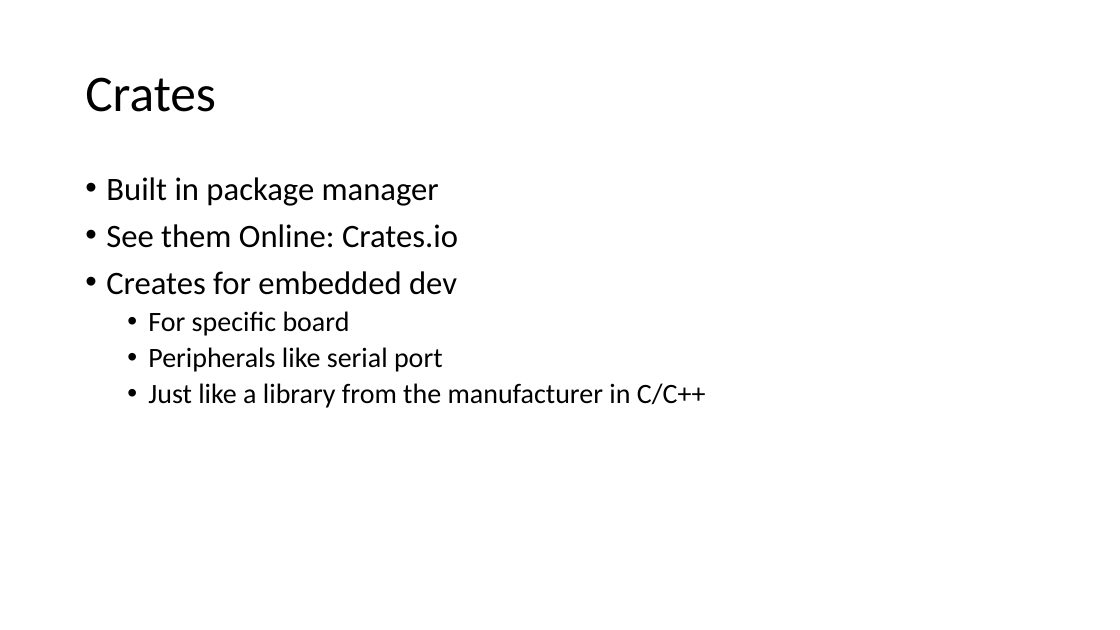
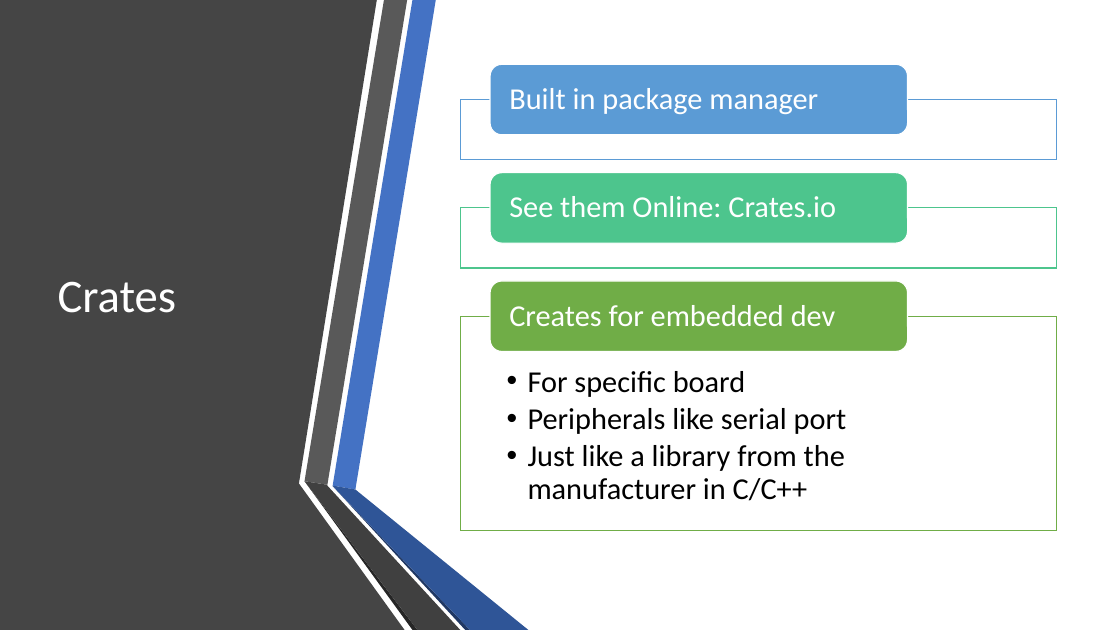
Before and after one commit to ProgrammerAL/Presentations-2019, a slide deck: slide 19 of 09-04 - Making the Case for Rust/Making the Case for Rust.pptx. Drawn at 1120x630 pixels with LibreOffice and Linux fonts; fonts in the diff are those of the drawing. Boxes give left, top, right and bottom in pixels: in the first picture for what was removed or moved away, otherwise in the second. Text is boxed around its words. In the diff, an @@ line names an element or a change of style, - is before the commit and + after.

```diff
--- a/09-04 - Making the Case for Rust/Making the Case for Rust.pptx
+++ b/09-04 - Making the Case for Rust/Making the Case for Rust.pptx
@@ freeform shape added at [0,0,405,630], fill #454545 @@
@@ title "Crates": place and size @@
-title "Crates" at [85,77,216,112]
+title "Crates" at [58,281,177,313]
@@ title "Crates" at [58,281,177,313]: size 44 to 40 pt, text colour #000000 to #FFFFFF @@
@@ text at [106,177,458,295]: paragraphs removed @@
-• Built in package manager
-• See them Online: Crates.io
-• Creates for embedded dev
@@ text "For specific board": place and size @@
-text "For specific board" at [106,177,706,408]
+text "For specific board" at [528,371,847,501]
@@ text "For specific board" at [528,371,847,501]: size 24 to 26 pt; indent changed; less space between paragraphs @@
@@ group added at [460,65,1057,530]: 3 rectangles, 3 rounded rectangles, 3 texts @@
+Built in package manager
+See them Online: Crates.io
+Creates for embedded dev
@@ group added at [305,0,528,630]: 6 freeform shapes @@
```
Also in this commit, not shown: 17 other slides changed, 1 other file.
